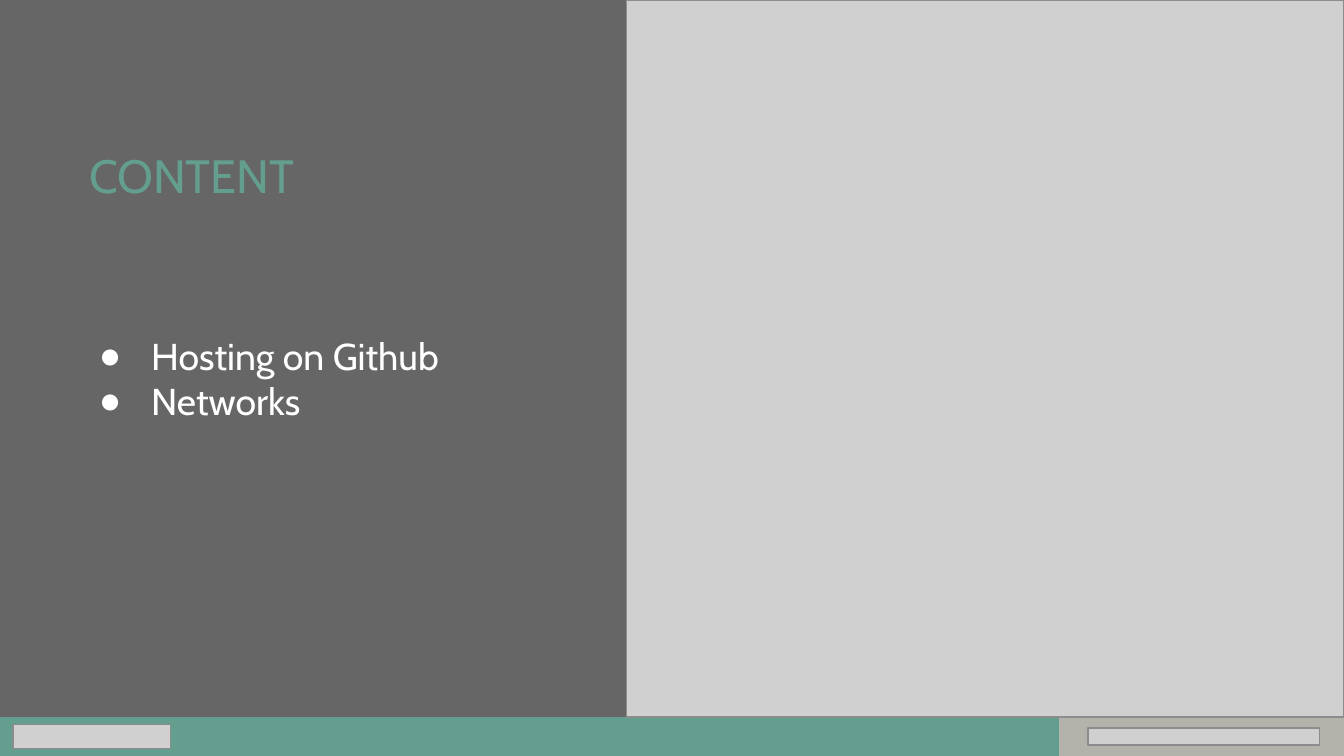
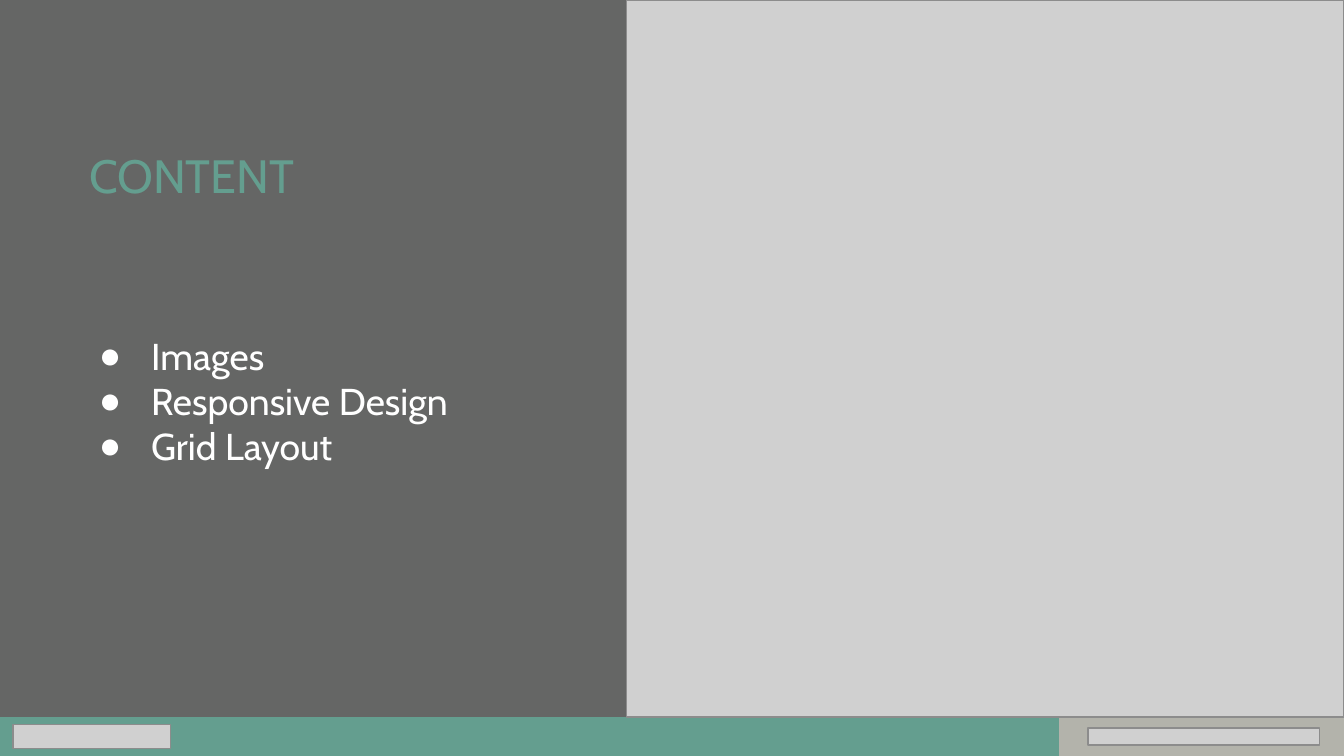
Before and after one commit to xolaCS/Web-Design, a slide deck: slide 4 of diagrams/Responsive Design.pptx (slide 3 before the commit). Drawn at 1344x756 pixels with LibreOffice and Linux fonts; fonts in the diff are those of the drawing; grey boxes stand for pictures. Boxes give left, top, right and bottom in pixels: in the first picture for what was removed or moved away, otherwise in the second. Text is boxed around its words. In the diff, an @@ line names an element or a change of style, - is before the commit and + after.

```diff
--- a/diagrams/Responsive Design.pptx
+++ b/diagrams/Responsive Design.pptx
@@ text at box(151, 344, 448, 468): text changed @@
-● Hosting on Github
-● Networks
+● Images
+● Responsive Design
+● Grid Layout
```
Also in this commit, not shown: 1 other slide changed, 1 slide added.
